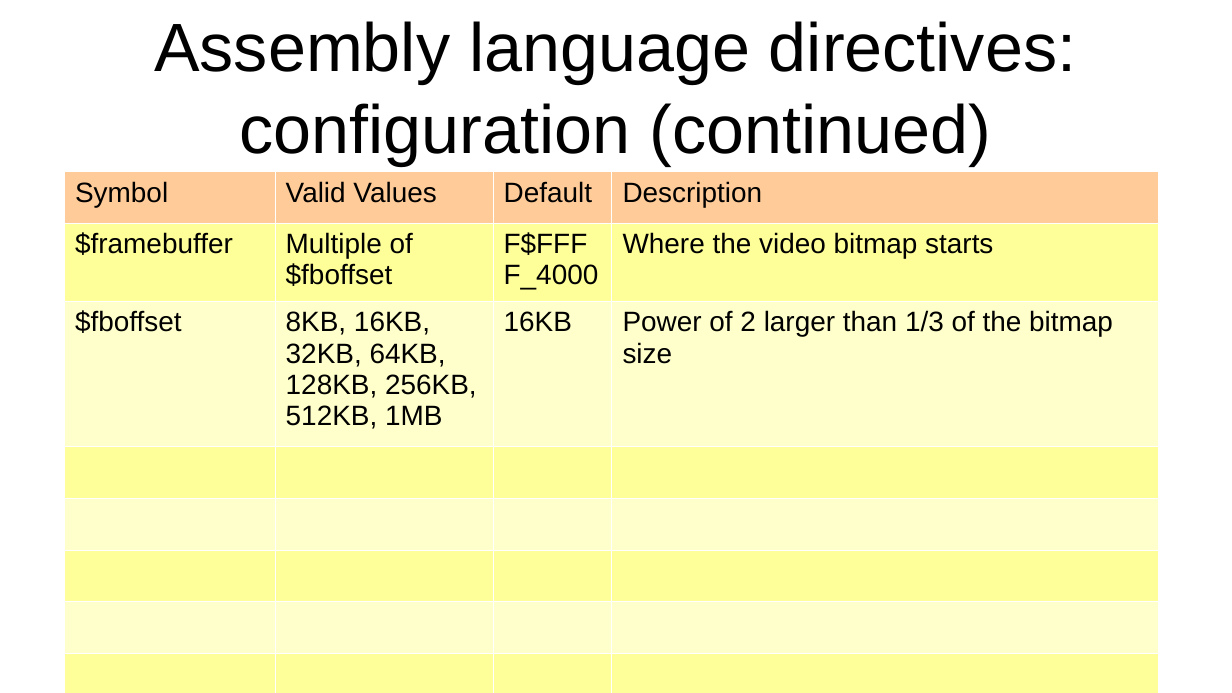
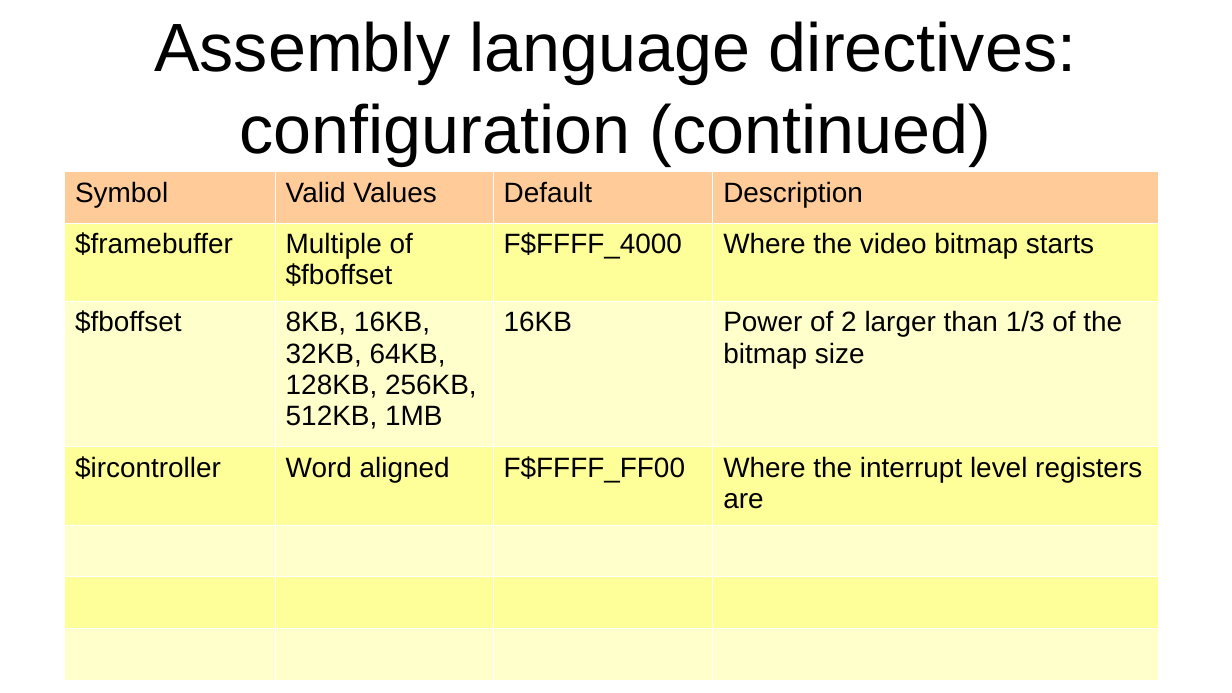
Before and after one commit to jeceljr/baby42, a slide deck: slide 28 of doc/baby42_slides.odp. Drawn at 1232x693 pixels with LibreOffice and Linux fonts; fonts in the diff are those of the drawing. Boxes give left, top, right and bottom in pixels: in the first picture for what was removed or moved away, otherwise in the second. Text is boxed around its words. In the diff, an @@ line names an element or a change of style, - is before the commit and + after.

Commit message:
define default address of interrupt controller

```diff
--- a/doc/baby42_slides.odp
+++ b/doc/baby42_slides.odp
@@ table at bbox=[64, 171, 1158, 663] @@
+row 4: $ircontroller | Word aligned | F$FFFF_FF00 | Where the interrupt level registers are
-row 7:  |  |  | 
-row 8:  |  |  | 
-row 9:  |  |  | 
```
Also in this commit, not shown: 1 other slide changed, 1 other file.
